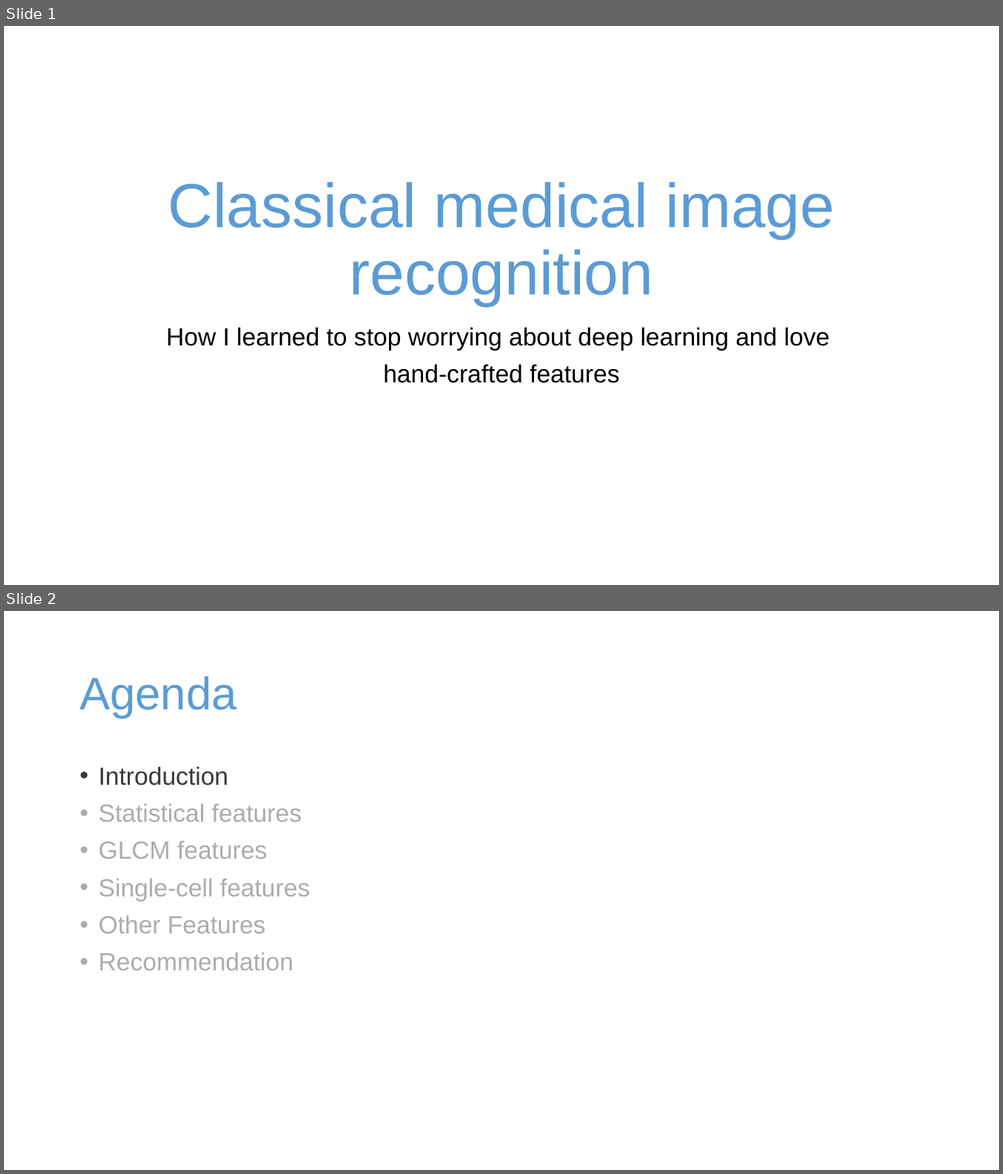
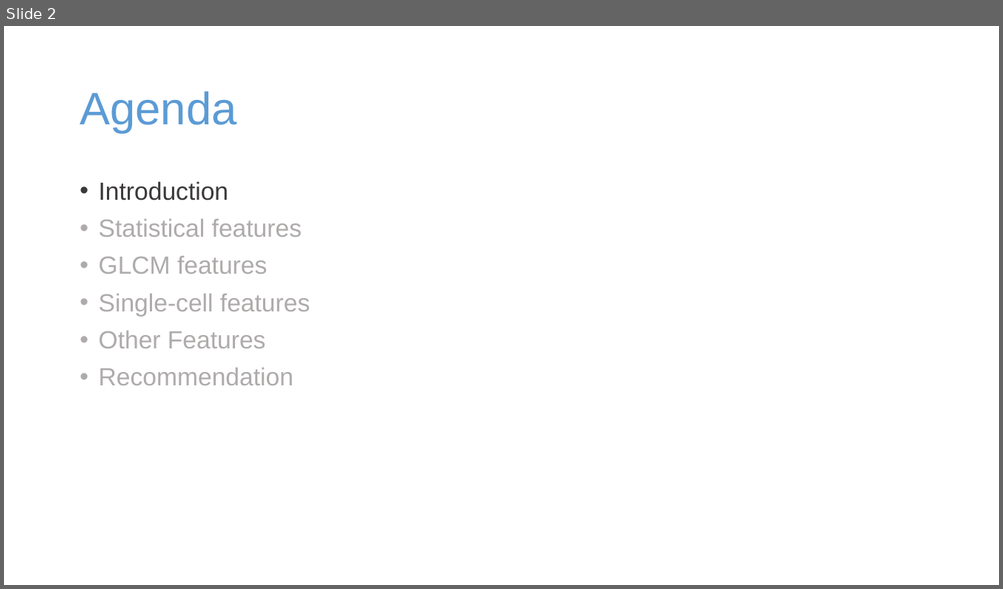
Before and after one commit to marrlab/Recap-Friday, a slide deck: Session 3/Classical medical image recognition.pptx. Shown one above the other, each under a label of ours: slides 1 and 2 before the commit, slide 2 after it. The pictures are 1003x1174 and 1003x589 pixels, drawn with LibreOffice and Linux fonts; fonts in the diff are those of the drawing. Boxes give left, top, right and bottom in pixels: in the first picture for what was removed or moved away, otherwise in the second. Text is boxed around its words. In the diff, an @@ line names an element or a change of style, - is before the commit and + after.

```diff
--- a/Session 3/Classical medical image recognition.pptx
+++ b/Session 3/Classical medical image recognition.pptx
@@ slide 1 removed at (x1=4, y1=26, x2=999, y2=585), background #FFFFFF @@
@@ title removed at (x1=168, y1=182, x2=834, y2=306) @@
-Classical medical image recognition
@@ subtitle removed at (x1=166, y1=327, x2=830, y2=383) @@
-How I learned to stop worrying about deep learning and love
-hand-crafted features
```
Also in this commit, not shown: 3 slides changed, 2 slides added, 3 other files.
